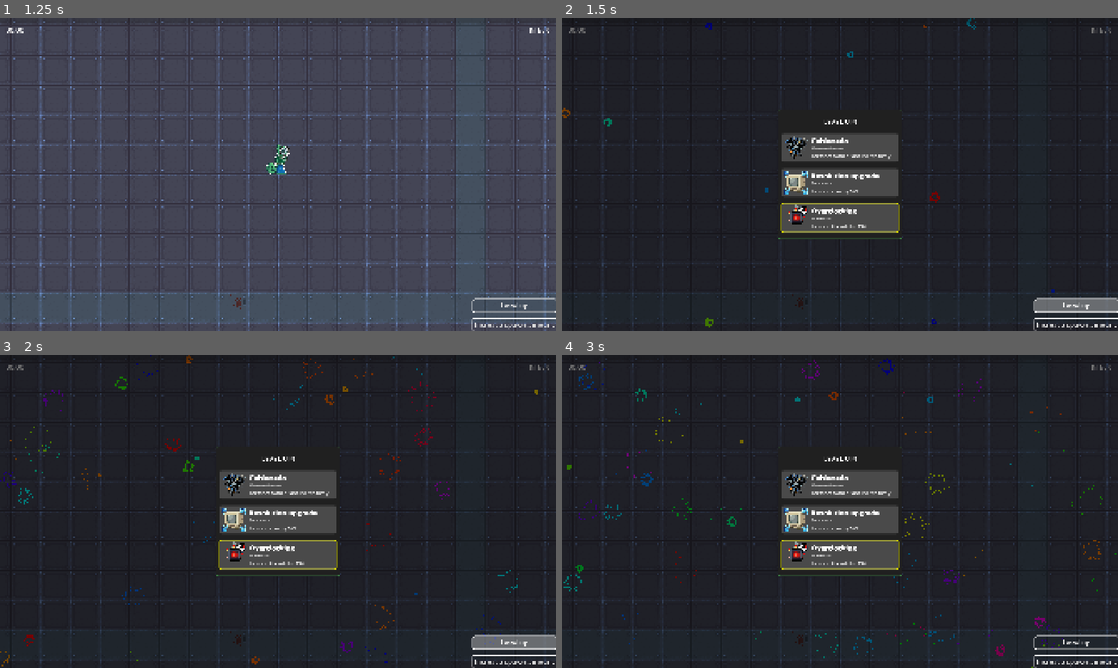
Above: before the commit, frames 1-4 (two rows, left to right).
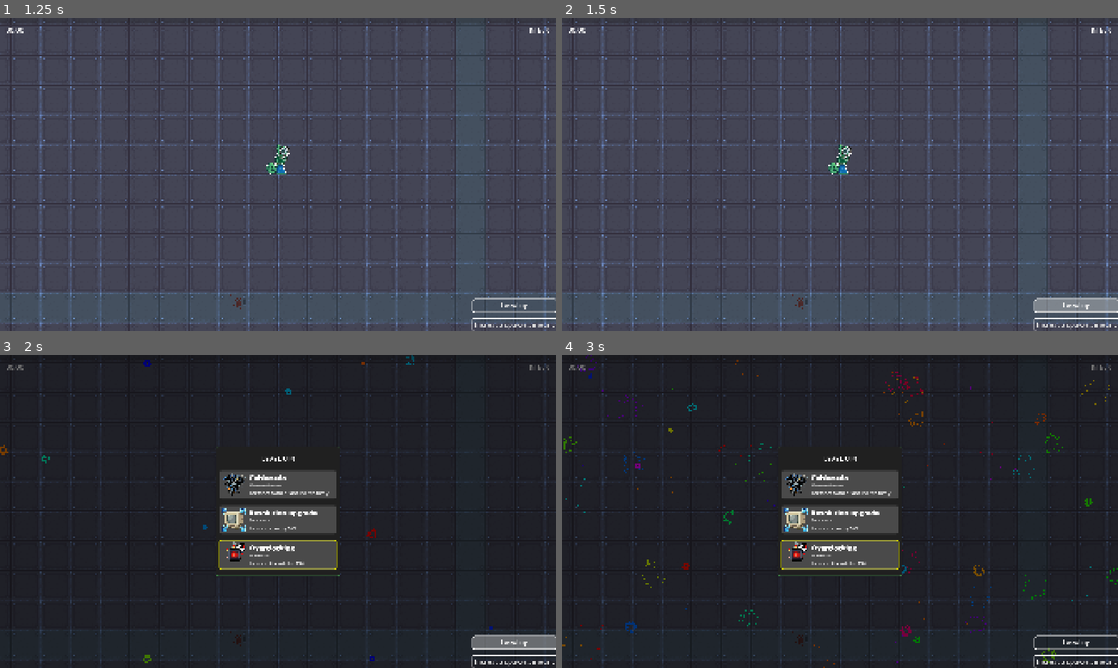
Above: after the commit, the same moments.

Repository: jcronenberg/hackweek-survivor
Game: Godot game, scene res://src/menu/menu.tscn
Two runs of this game, one before a commit and one after it. Both use one fixed random seed, a clock stepped at 60 frames per second and the inputs below.
Inputs (mouse positions are in pixels of both pictures, inside the frame that each line leads up to):
- Up to frame 1 (1.25 s): click "Play Game" at 0.5 s
- Up to frame 2 (1.5 s): click "Level up" at 1.25 s
- Up to frame 3 (2 s): no input
- Up to frame 4 (3 s): move the mouse to (962, 495) at 2.02 s; hold Right (ui_right) 2.03-2.78 s; move the mouse to (728, 527) at 2.77 s; hold Down (ui_down) from 2.78 s (still down)

Frame 1 is identical in both runs. In frame 2, 96% of the frame differs, in the area x 0-100%, y 0-100%; in frame 3, 0.9%; in frame 4, 1.6%.

Commit message:
Add slowdown on level up

Diff:
--- a/src/ui/ui.gd
+++ b/src/ui/ui.gd
@@ -74,6 +74,14 @@
 	state = UI_STATES.UPGRADING
 	_clear_menu_container()
 
+	var tween: Tween = get_tree().create_tween()
+	tween.tween_property(Engine, "time_scale", 0.2, 0.25)
+	tween.tween_callback(_show_upgrade_final)
+
+
+func _show_upgrade_final() -> void:
+	Engine.time_scale = 1
+
 	var upgrade_menu = UPGRADE_MENU.instantiate()
 	upgrade_menu.item_selected.connect(_hide_menu)
 	%MenuContainer.add_child(upgrade_menu)
--- a/src/ui/upgrade_menu.gd
+++ b/src/ui/upgrade_menu.gd
@@ -10,6 +10,8 @@
 	for upgrade in upgrades:
 		add_upgrade(upgrade)
 
+	item_selected.connect(_fade_time)
+
 
 func add_upgrade(upgrade) -> void:
 	var item: UpgradeItemEntry = ITEM.instantiate()
@@ -17,3 +19,11 @@
 	item.pressed.connect(item_selected.emit)
 	%ItemContainer.add_child(item)
 	item.grab_focus()
+
+
+## Slows down time and fades it back slowly.
+## Otherwise it can be hard for players to react after
+## an upgrade was chosen.
+func _fade_time() -> void:
+	Engine.time_scale = 0.2
+	get_tree().create_tween().tween_property(Engine, "time_scale", 1.0, 0.25)
